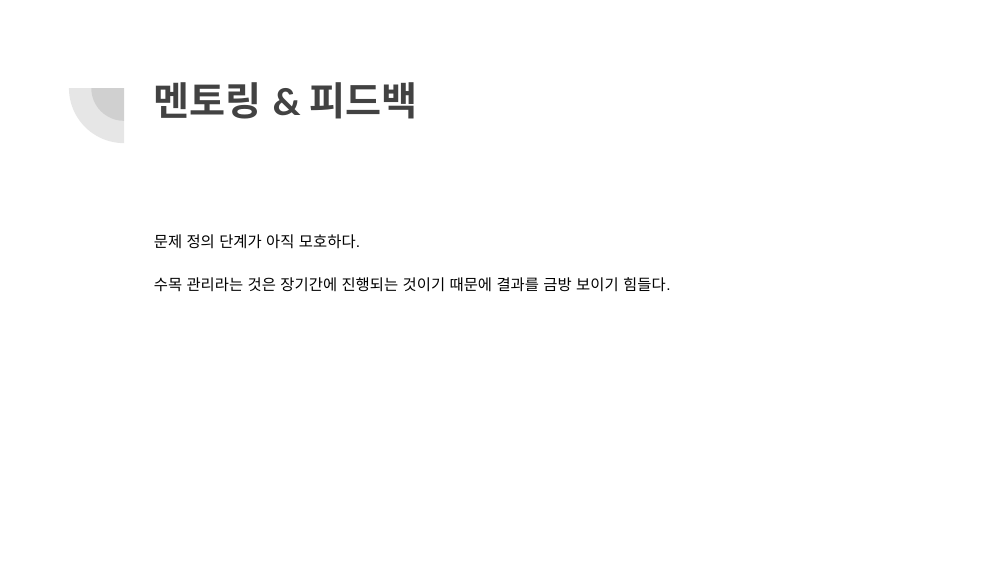
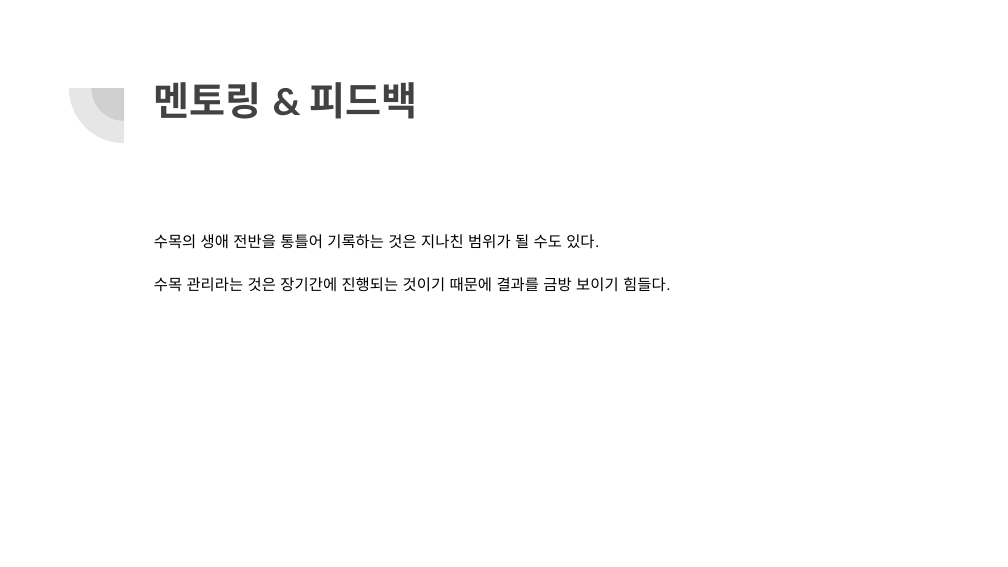
Before and after one commit to PayDevD/Design-Sprint, a slide deck: slide 9 of Mentoring/presentation.pptx. Drawn at 1008x567 pixels with LibreOffice and Linux fonts; fonts in the diff are those of the drawing. Boxes give left, top, right and bottom in pixels: in the first picture for what was removed or moved away, otherwise in the second. Text is boxed around its words. In the diff, an @@ line names an element or a change of style, - is before the commit and + after.

Commit message:
report & presentation

```diff
--- a/Mentoring/presentation.pptx
+++ b/Mentoring/presentation.pptx
@@ text at box(154, 234, 599, 249): text changed @@
-문제 정의 단계가 아직 모호하다.
+수목의 생애 전반을 통틀어 기록하는 것은 지나친 범위가 될 수도 있다.
```
Also in this commit, not shown: 3 other files.
